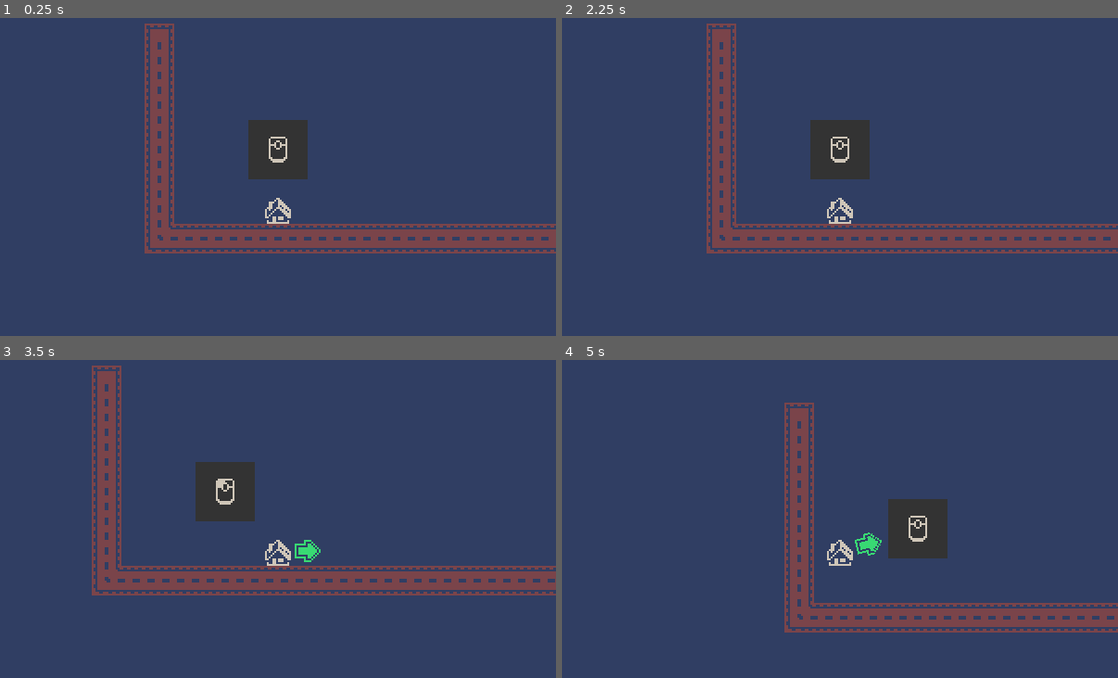
Above: before the commit, frames 1-4 (two rows, left to right).
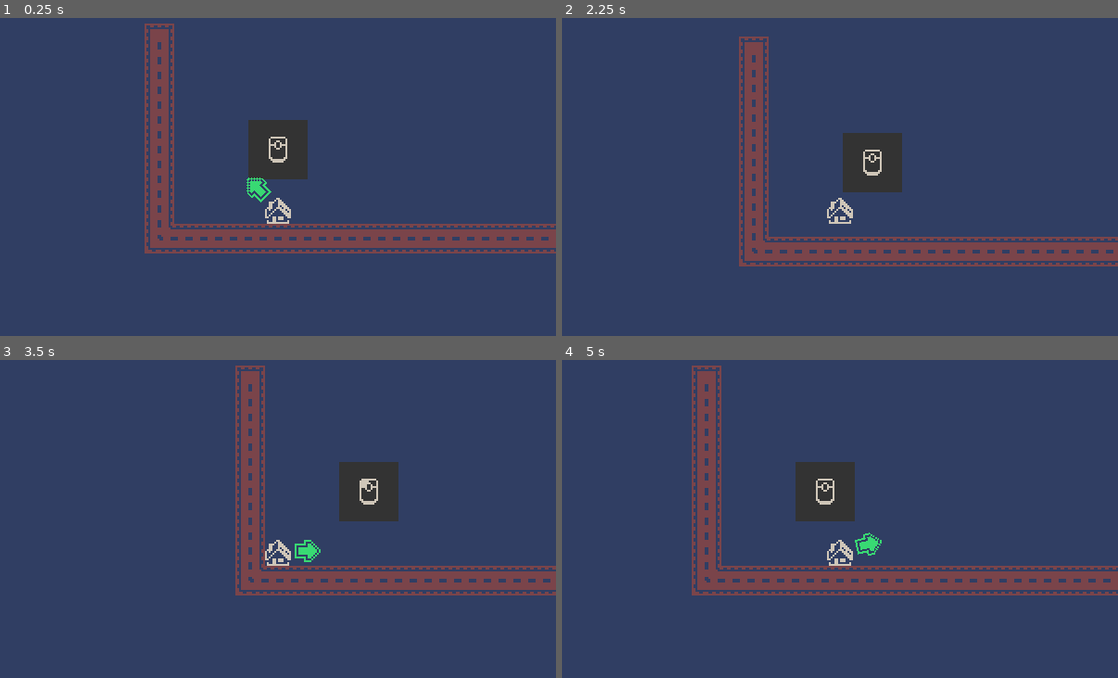
Above: after the commit, the same moments.

Repository: AmossGuy/jumphouse
Game: Godot game, scene res://main.tscn
The game is run twice, just before and just after one commit, with the same random seed, the same clock (stepped at 60 frames per second) and the same inputs.
Inputs (mouse positions are in pixels of both pictures, inside the frame that each line leads up to):
- Up to frame 1 (0.25 s): no input
- Up to frame 2 (2.25 s): tap Enter at 0.5, 2 s; move the mouse to (812, 320) at 0.52 s; press the mouse at (812, 320) at 0.53 s; tap Space at 1.25 s; move the mouse to (1006, 291) at 1.27 s; release the mouse at (1006, 291) at 1.28 s; click (1006, 291) at 1.35 s; move the mouse to (673, 126) at 2.02 s; press the mouse at (673, 126) at 2.03 s
- Up to frame 3 (3.5 s): move the mouse to (305, 550) at 2.77 s; release the mouse at (305, 550) at 2.78 s; click (305, 550) at 2.85 s
- Up to frame 4 (5 s): move the mouse to (756, 410) at 3.52 s; press the mouse at (756, 410) at 3.53 s; move the mouse to (962, 522) at 4.27 s; release the mouse at (962, 522) at 4.28 s; click (962, 522) at 4.35 s

The runs differ from the first frame. In frame 1, 0.2% of the frame differs, in the area x 44-49%, y 50-59%; in frame 2, 14%; in frame 3, 11%; in frame 4, 18%, in the area x 23-100%, y 1-86%.

Commit message:
fix weird things

Diff:
--- a/objects/ball.gd
+++ b/objects/ball.gd
@@ -22,14 +22,15 @@
 	update_arrows(1 if launch_vec != Vector2.INF else 0, launch_vec.angle())
 
 func _input(event):
-	if event.is_action_pressed("launch") and is_on_floor():
+	if event.is_action_pressed("launch"):
 		var launch_vec := get_launch_vec()
 		if launch_vec != Vector2.INF:
 			velocity = launch_vec
 
 func test_launch(launch_vec: Vector2) -> Vector2:
-	var collision := move_and_collide(launch_vec, true, true, true)
-	return launch_vec if collision == null else Vector2.INF
+	var test_vec := launch_vec.normalized() * 8
+	var collision := move_and_collide(test_vec, true, true, true)
+	return launch_vec if collision == null and is_on_floor() else Vector2.INF
 
 func get_launch_vec() -> Vector2:
 	var launch_vec := get_local_mouse_position().rotated(rotation) \
